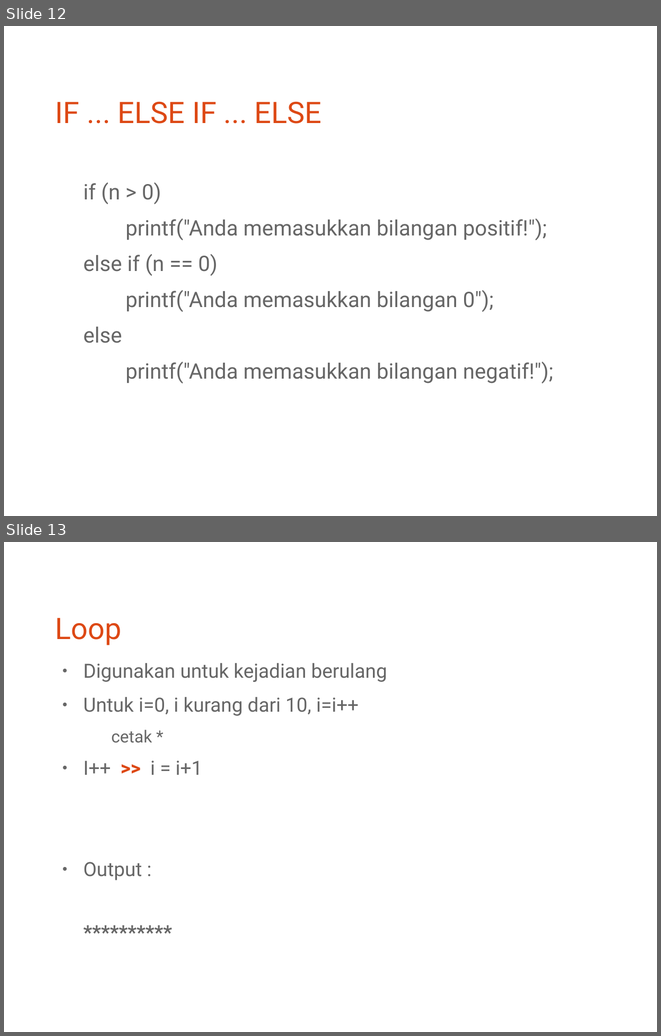
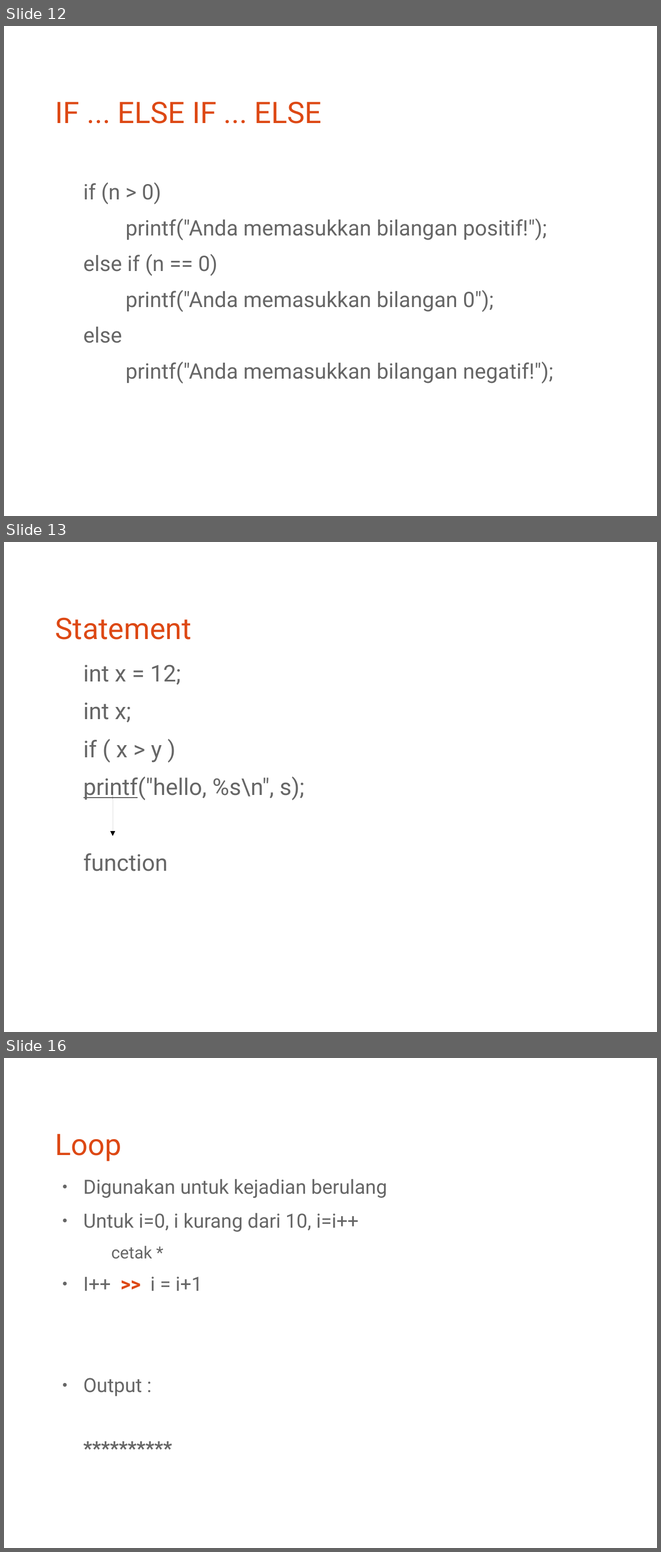
Before and after one commit to bagustris/prokom-tf, a slide deck: prokom1.odp. Shown one above the other, each under a label of ours: slides 12 and 13 before the commit, slides 12, 13 and 16 after it; the slides between them are not shown. The pictures are 661x1036 and 661x1552 pixels, drawn with LibreOffice and Linux fonts; fonts in the diff are those of the drawing. Boxes give left, top, right and bottom in pixels: in the first picture for what was removed or moved away, otherwise in the second. Text is boxed around its words. In the diff, an @@ line names an element or a change of style, - is before the commit and + after.

```diff
--- a/prokom1.odp
+++ b/prokom1.odp
@@ slide 13 added at box(4, 542, 657, 1032), background #FFFFFF @@
@@ title added at box(55, 617, 192, 640), 36 pt, text #DD4814 @@
+Statement
@@ text added at box(84, 664, 305, 871), 28 pt, text #666666 @@
+int x = 12;
+int x;
+if ( x > y )
+printf("hello, %s\n", s);
+function
@@ arrow added from (113, 792) to (113, 836), #000000 0 pt @@
@@ what was slide 13 is now slide 16 @@
```
Also in this commit, not shown: 5 slides changed, 2 other slides added, 18 other files.
